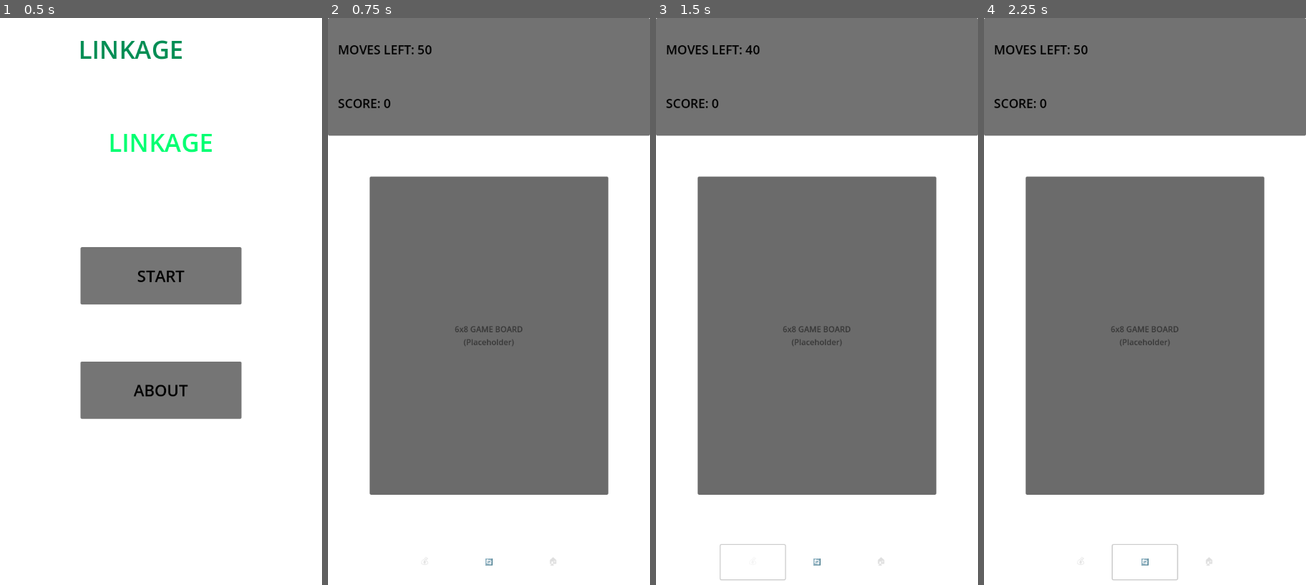
Above: before the commit, frames 1-4 (left to right).
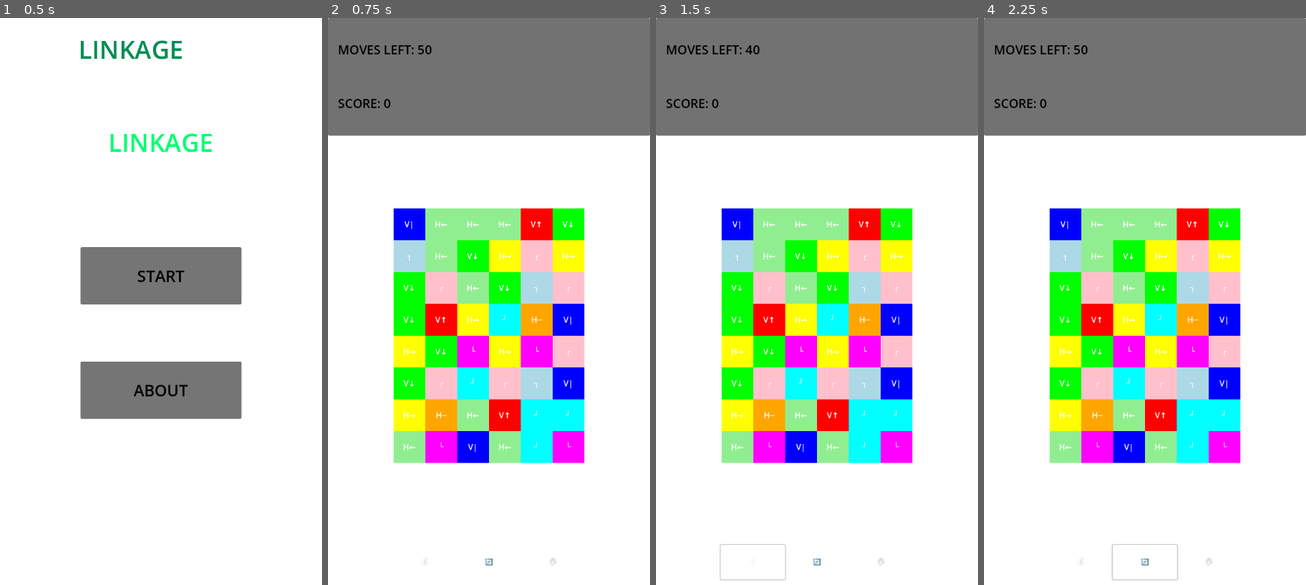
Above: after the commit, the same moments.

Repository: chrysalistw/linkage-remake
Game: Godot game, scene res://TitleScreen.tscn
Two runs of this game, one before a commit and one after it. Both use one fixed random seed, a clock stepped at 60 frames per second and the inputs below.
Inputs:
- Up to frame 1 (0.5 s): no input
- Up to frame 2 (0.75 s): click "START" at 0.5 s
- Up to frame 3 (1.5 s): click "💰" at 1.25 s
- Up to frame 4 (2.25 s): click "🔄" at 2 s

Frame 1 is identical in both runs. In frame 2, 42% of the frame differs, in the area x 12-88%, y 27-85%; in frame 3, 42%; in frame 4, 42%.

Commit message:
game board grids & mouse detect / Claude code

Diff:
--- a/PlayScreen.tscn
+++ b/PlayScreen.tscn
@@ -1,6 +1,7 @@
-[gd_scene load_steps=2 format=3 uid="uid://cqm2sxhj3jfmd"]
+[gd_scene load_steps=3 format=3 uid="uid://cqm2sxhj3jfmd"]
 
 [ext_resource type="Script" uid="uid://cut2nmmfqsy3s" path="res://PlayScreen.gd" id="1_r8xdl"]
+[ext_resource type="PackedScene" uid="uid://cyjkxr82hxhf8" path="res://gameboard/scenes/GameBoard.tscn" id="2_gameboard"]
 
 [node name="PlayScreen" type="Control"]
 layout_mode = 3
@@ -107,33 +108,17 @@
 grow_horizontal = 2
 grow_vertical = 2
 
-[node name="GameBoard" type="Panel" parent="GameArea"]
-modulate = Color(0.3, 0.3, 0.3, 1)
+[node name="GameBoard" parent="GameArea" instance=ExtResource("2_gameboard")]
 layout_mode = 1
 anchors_preset = -1
 anchor_left = 0.5
 anchor_top = 0.5
 anchor_right = 0.5
 anchor_bottom = 0.5
-offset_left = -240.0
-offset_top = -320.0
-offset_right = 240.0
-offset_bottom = 320.0
-grow_horizontal = 2
-grow_vertical = 2
-
-[node name="PlaceholderLabel" type="Label" parent="GameArea/GameBoard"]
-layout_mode = 1
-anchors_preset = 15
-anchor_right = 1.0
-anchor_bottom = 1.0
-grow_horizontal = 2
-grow_vertical = 2
-theme_override_colors/font_color = Color(0.7, 0.7, 0.7, 1)
-text = "6x8 GAME BOARD
-(Placeholder)"
-horizontal_alignment = 1
-vertical_alignment = 1
+offset_left = -192.0
+offset_top = -256.0
+offset_right = 192.0
+offset_bottom = 256.0
 
 [node name="GameLostDialog" type="AcceptDialog" parent="."]
 title = "Game Over"
--- /dev/null
+++ b/gameboard/scenes/GameBoard.tscn
@@ -0,0 +1,12 @@
+[gd_scene load_steps=2 format=3 uid="uid://cyjkxr82hxhf8"]
+
+[ext_resource type="Script" uid="uid://dkfdrdm4qm8vc" path="res://gameboard/scripts/GameBoard.gd" id="1_m8j9k"]
+
+[node name="GameBoard" type="Control"]
+layout_mode = 3
+anchors_preset = 15
+anchor_right = 1.0
+anchor_bottom = 1.0
+grow_horizontal = 2
+grow_vertical = 2
+script = ExtResource("1_m8j9k")
--- /dev/null
+++ b/gameboard/scenes/Tile.tscn
@@ -0,0 +1,16 @@
+[gd_scene load_steps=2 format=3 uid="uid://bvkn8wq2n4jgv"]
+
+[ext_resource type="Script" uid="uid://bpn47g6a0wxal" path="res://gameboard/scripts/Tile.gd" id="1_x8h0q"]
+
+[node name="Tile" type="Control"]
+layout_mode = 3
+anchors_preset = 0
+offset_left = 2.0
+offset_top = 1.0
+offset_right = 2.0
+offset_bottom = 1.0
+script = ExtResource("1_x8h0q")
+
+[connection signal="gui_input" from="." to="." method="_on_gui_input"]
+[connection signal="mouse_entered" from="." to="." method="_on_mouse_entered"]
+[connection signal="mouse_exited" from="." to="." method="_on_mouse_exited"]
--- /dev/null
+++ b/gameboard/scripts/DragHandler.gd
@@ -0,0 +1,184 @@
+extends Node
+class_name DragHandler
+
+# Handles touch/mouse input for tile row/column dragging mechanics
+# Based on playDragHandler.js pseudocode
+
+signal drag_completed(drag_state: Dictionary)
+
+var from: Vector2i  # Drag start tile position
+var to: Vector2i    # Current drag target tile position
+var state: String  # "horizontal", "vertical", or ""
+var displace: Vector2  # Visual displacement amount
+var direction: Vector2  # Movement direction
+var start_pos: Vector2  # Initial mouse/touch position
+var dragging: bool = false
+
+var gameboard: GameBoard
+var current_tile: Tile
+
+func setup(board: GameBoard):
+	gameboard = board
+
+func start_drag(tile_pos: Vector2i):
+	if gameboard.removing:
+		return
+
+	from = tile_pos
+	to = tile_pos
+	state = ""
+	dragging = true
+
+	current_tile = gameboard.get_tile_at_position(tile_pos)
+	if current_tile:
+		start_pos = get_global_mouse_position()
+
+func _input(event: InputEvent):
+	if not dragging:
+		return
+
+	if event is InputEventMouseMotion:
+		handle_mouse_move(event)
+	elif event is InputEventMouseButton:
+		if not event.pressed and event.button_index == MOUSE_BUTTON_LEFT:
+			handle_mouse_up(event)
+
+func handle_mouse_move(event: InputEventMouseMotion):
+	if not current_tile:
+		return
+
+	var current_pos = get_global_mouse_position()
+	var movement = event.relative
+
+	# Update target tile based on mouse position
+	var new_to = screen_pos_to_grid_pos(current_pos)
+	if new_to != to and is_valid_grid_pos(new_to):
+		# Play sound on tile change (if available)
+		# game_state.play_sound("click1")
+		to = new_to
+
+	# Determine drag state (horizontal vs vertical)
+	update_drag_state()
+
+	# Calculate movement direction
+	update_movement_direction(movement)
+
+	# Calculate visual displacement for smooth dragging
+	calculate_displacement(current_pos)
+
+	# Update visual feedback
+	update_drag_visual()
+
+func handle_mouse_up(event: InputEventMouseButton):
+	if not dragging:
+		return
+
+	var drag_state = {
+		"state": state,
+		"from": from,
+		"to": to
+	}
+
+	# Reset drag state
+	dragging = false
+	reset_drag_state()
+
+	# Emit completion signal
+	emit_signal("drag_completed", drag_state)
+
+func update_drag_state():
+	if to == from:
+		state = ""
+		return
+
+	var delta = to - from
+
+	if state == "":
+		if delta.x == 0 and delta.y != 0:
+			state = "vertical"
+		elif delta.y == 0 and delta.x != 0:
+			state = "horizontal"
+		elif delta.x != 0 and delta.y != 0:
+			# For diagonal movement, default to horizontal
+			state = "horizontal"
+
+func update_movement_direction(movement: Vector2):
+	if abs(movement.x) > abs(movement.y):
+		direction = Vector2(sign(movement.x), 0)
+	else:
+		direction = Vector2(0, sign(movement.y))
+
+	# Keep previous direction if no significant movement
+	if direction == Vector2.ZERO:
+		# direction remains the same
+		pass
+
+func calculate_displacement(current_pos: Vector2):
+	var distance_vec = current_pos - start_pos
+	var tile_size = gameboard.tile_size
+
+	# Calculate displacement based on direction and distance
+	var distance = distance_vec.length()
+	var normalized_distance = fmod(distance, tile_size) / tile_size
+
+	displace = Vector2(
+		normalized_distance * direction.x * tile_size * 0.1,
+		normalized_distance * direction.y * tile_size * 0.1
+	)
+
+func update_drag_visual():
+	# This will be handled by the GameBoard's draw function
+	# For now, we just store the displacement values
+	pass
+
+func screen_pos_to_grid_pos(screen_pos: Vector2) -> Vector2i:
+	# Convert screen position to grid coordinates
+	var tile_size = gameboard.tile_size
+	var board_offset = gameboard.global_position
+
+	var local_pos = screen_pos - board_offset
+	var grid_x = int(local_pos.x / tile_size)
+	var grid_y = int(local_pos.y / tile_size)
+
+	return Vector2i(grid_x, grid_y)
+
+func is_valid_grid_pos(pos: Vector2i) -> bool:
+	return pos.x >= 0 and pos.x < gameboard.board_width and \
+		   pos.y >= 0 and pos.y < gameboard.board_height
+
+func reset_drag_state():
+	from = Vector2i.ZERO
+	to = Vector2i.ZERO
+	state = ""
+	displace = Vector2.ZERO
+	direction = Vector2.ZERO
+	start_pos = Vector2.ZERO
+	current_tile = null
+
+func get_drag_state() -> Dictionary:
+	return {
+		"state": state,
+		"from": from,
+		"to": to,
+		"displace": displace,
+		"direction": direction,
+		"start": start_pos,
+		"dragging": dragging
+	}
+
+# Preview calculation for tile positioning during drag
+func get_temp_position(grid_pos: Vector2i) -> Vector2i:
+	var temp_x = grid_pos.x
+	var temp_y = grid_pos.y
+
+	# Handle vertical drag preview
+	if state == "vertical" and from.x == grid_pos.x:
+		temp_y += to.y - from.y
+		temp_y = (temp_y + gameboard.board_height) % gameboard.board_height
+
+	# Handle horizontal drag preview
+	elif state == "horizontal" and from.y == grid_pos.y:
+		temp_x += to.x - from.x
+		temp_x = (temp_x + gameboard.board_width) % gameboard.board_width
+
+	return Vector2i(temp_x, temp_y)
--- /dev/null
+++ b/gameboard/scripts/GameBoard.gd
@@ -0,0 +1,79 @@
+extends Control
+class_name GameBoard
+
+# PHASE 2: Input Detection
+# Gameboard with click detection and tile interaction
+
+@export var board_width: int = 6
+@export var board_height: int = 8
+@export var tile_size: int = 64
+
+var board: Array = []
+var tile_scene: PackedScene
+var tile_grid: GridContainer
+
+func _ready():
+	# Create tile grid container
+	setup_tile_grid()
+
+	# Load tile scene
+	tile_scene = preload("res://gameboard/scenes/Tile.tscn")
+
+	# Initialize board
+	initialize_board()
+
+func setup_tile_grid():
+	tile_grid = GridContainer.new()
+	tile_grid.columns = board_width
+	tile_grid.add_theme_constant_override("h_separation", 0)
+	tile_grid.add_theme_constant_override("v_separation", 0)
+	add_child(tile_grid)
+
+func initialize_board():
+	# Clear existing board
+	clear_board()
+
+	# Create 2D array for tile data
+	board = []
+	for y in board_height:
+		var row = []
+		for x in board_width:
+			row.append(null)
+		board.append(row)
+
+	# Create and place tiles
+	for y in board_height:
+		for x in board_width:
+			create_tile(x, y)
+
+func create_tile(x: int, y: int):
+	var tile_instance = tile_scene.instantiate()
+	tile_instance.setup_phase1(x, y, tile_size, randi() % 10)  # Random face 0-9
+
+	# Connect tile click signal
+	tile_instance.tile_clicked.connect(_on_tile_clicked)
+
+	# Store in board array
+	board[y][x] = tile_instance
+
+	# Add to grid
+	tile_grid.add_child(tile_instance)
+
+	return tile_instance
+
+func clear_board():
+	if tile_grid:
+		for child in tile_grid.get_children():
+			child.queue_free()
+	board.clear()
+
+# Phase 2: Handle tile clicks
+func _on_tile_clicked(tile: Tile):
+	var pos = tile.get_grid_position()
+	print("GameBoard: Tile clicked at (", pos.x, ",", pos.y, ") with face ", tile.face)
+	# Future: Add drag detection here
+
+func get_tile_at_position(pos: Vector2i) -> Node:
+	if pos.x >= 0 and pos.x < board_width and pos.y >= 0 and pos.y < board_height:
+		return board[pos.y][pos.x]
+	return null
--- /dev/null
+++ b/gameboard/scripts/GameState.gd
@@ -0,0 +1,124 @@
+extends Node
+
+# Global game state singleton for managing game data across scenes
+# Based on game.js pseudocode
+
+signal moves_changed(new_moves: int)
+signal score_changed(new_score: int)
+signal game_lost()
+signal reward_earned()
+
+# Game state variables
+var moves_left: int = 100 :
+	set(value):
+		moves_left = value
+		emit_signal("moves_changed", moves_left)
+		if moves_left <= 0:
+			lost = true
+			emit_signal("game_lost")
+
+var score: int = 0 :
+	set(value):
+		score = value
+		emit_signal("score_changed", score)
+
+var lost: bool = false
+var reward_earned: bool = false :
+	set(value):
+		reward_earned = value
+		if reward_earned:
+			emit_signal("reward_earned")
+
+# Board configuration
+var board_width: int = 6
+var board_height: int = 8
+var tile_size: int = 64
+
+# Sprite settings
+var current_sprite: String = "green"
+var removing_sprite: String = "green_fade"
+
+# Audio
+var sounds: Dictionary = {}
+
+# Static instance for singleton pattern
+static var instance: GameState
+
+func _init():
+	if instance == null:
+		instance = self
+	else:
+		queue_free()
+
+func _ready():
+	# Set up as singleton
+	if instance != self:
+		return
+
+	# Initialize default values
+	reset_game()
+
+func reset_game():
+	moves_left = 100
+	score = 0
+	lost = false
+	reward_earned = false
+
+func add_score(points: int):
+	score += points
+
+func use_move():
+	moves_left -= 1
+
+func set_high_score():
+	# Android integration - report high score
+	if OS.get_name() == "Android":
+		# Call Android interface if available
+		pass
+
+# Reward system - randomizes tiles (called from Android)
+func apply_reward():
+	if reward_earned:
+		# This will be handled by the GameBoard
+		moves_left -= 10  # Cost of using reward
+		reward_earned = false
+		return true
+	return false
+
+func play_sound(sound_name: String):
+	if sounds.has(sound_name):
+		var audio_player = sounds[sound_name]
+		if audio_player and audio_player is AudioStreamPlayer:
+			audio_player.play()
+
+func load_sound(sound_name: String, audio_stream: AudioStream):
+	var audio_player = AudioStreamPlayer.new()
+	audio_player.stream = audio_stream
+	add_child(audio_player)
+	sounds[sound_name] = audio_player
+
+# Expose functions to window for Android integration
+func _notification(what):
+	if what == NOTIFICATION_READY:
+		# Expose restart function
+		if Engine.has_singleton("JavaScriptBridge"):
+			var js = Engine.get_singleton("JavaScriptBridge")
+			js.get_interface("window").restart = restart_game
+			js.get_interface("window").rewardEarned = _on_reward_earned
+			js.get_interface("window").reward = _on_reward_requested
+
+func restart_game():
+	await get_tree().process_frame  # Wait a frame
+	reset_game()
+	# Signal to restart the current game
+	get_tree().call_group("gameboard", "initialize_board")
+
+func _on_reward_earned():
+	reward_earned = true
+
+func _on_reward_requested():
+	if reward_earned:
+		await get_tree().process_frame
+		# Signal to apply deus ex machina
+		get_tree().call_group("gameboard", "apply_deus_ex_machina")
+		apply_reward()
--- /dev/null
+++ b/gameboard/scripts/Tile.gd
@@ -0,0 +1,118 @@
+extends Control
+class_name Tile
+
+# PHASE 2: Input Detection
+# Tile with click detection and visual feedback
+
+@export var grid_x: int
+@export var grid_y: int
+@export var tile_width: int
+@export var face: int  # Pipe type (0-9)
+
+var label: Label
+var color_rect: ColorRect
+#var area_2d: Area2D
+#var collision_shape: CollisionShape2D
+var is_hovered: bool = false
+var border_rect: ColorRect
+
+# Signal for tile clicks
+signal tile_clicked(tile: Tile)
+
+# Pipe type names for display
+const PIPE_NAMES = ["V↑", "V|", "V↓", "H→", "└", "┘", "H─", "┌", "┐", "H←"]
+
+# Colors for different pipe types
+const PIPE_COLORS = [
+	Color.RED, Color.BLUE, Color.GREEN, Color.YELLOW, Color.MAGENTA,
+	Color.CYAN, Color.ORANGE, Color.PINK, Color.LIGHT_BLUE, Color.LIGHT_GREEN
+]
+
+func _ready():
+	# Visual and input setup will be called from setup_phase1
+	pass
+
+func setup_phase1(x: int, y: int, width: int, pipe_face: int):
+	grid_x = x
+	grid_y = y
+	tile_width = width
+	face = pipe_face
+
+	# Set size
+	custom_minimum_size = Vector2(tile_width, tile_width)
+	size = Vector2(tile_width, tile_width)
+
+	# Now that we have all properties, setup visual and input
+	setup_visual()
+	#setup_input()
+
+	#print("Tile created at (", x, ",", y, ") with face ", pipe_face)
+
+func setup_visual():
+	# Create colored background
+	color_rect = ColorRect.new()
+	color_rect.size = Vector2(tile_width, tile_width)
+	color_rect.color = PIPE_COLORS[face % PIPE_COLORS.size()]
+	color_rect.mouse_filter = Control.MOUSE_FILTER_IGNORE
+	add_child(color_rect)
+
+	# Create label with pipe symbol
+	label = Label.new()
+	label.text = PIPE_NAMES[face % PIPE_NAMES.size()]
+	label.horizontal_alignment = HORIZONTAL_ALIGNMENT_CENTER
+	label.vertical_alignment = VERTICAL_ALIGNMENT_CENTER
+	label.size = Vector2(tile_width, tile_width)
+	label.add_theme_font_size_override("font_size", 16)
+	add_child(label)
+
+	# Create border for hover effect
+	border_rect = ColorRect.new()
+	border_rect.size = Vector2(tile_width, tile_width)
+	border_rect.color = Color.TRANSPARENT
+	border_rect.mouse_filter = Control.MOUSE_FILTER_IGNORE
+	add_child(border_rect)
+	border_rect.move_to_front()
+	#print("Visual setup complete for tile face ", face)
+
+func _on_gui_input(event):
+	print("Input event received on tile (", grid_x, ",", grid_y, "): ", event)
+	if event is InputEventMouseButton:
+		var mouse_event = event as InputEventMouseButton
+		if mouse_event.pressed and mouse_event.button_index == MOUSE_BUTTON_LEFT:
+			print("Tile clicked at (", grid_x, ",", grid_y, ") with face ", face)
+			tile_clicked.emit(self)
+			show_click_feedback()
+
+func _on_mouse_entered():
+	is_hovered = true
+	print("Mouse entered tile (", grid_x, ",", grid_y, ")")
+	show_hover_feedback()
+
+func _on_mouse_exited():
+	is_hovered = false
+	print("Mouse exited tile (", grid_x, ",", grid_y, ")")
+	hide_hover_feedback()
+
+func show_hover_feedback():
+	border_rect.color = Color.WHITE
+	# Create border effect by making it slightly larger
+	border_rect.position = Vector2(-2, -2)
+	border_rect.size = Vector2(tile_width + 4, tile_width + 4)
+
+func hide_hover_feedback():
+	border_rect.color = Color.TRANSPARENT
+	border_rect.position = Vector2.ZERO
+	border_rect.size = Vector2(tile_width, tile_width)
+
+func show_click_feedback():
+	# Brief yellow flash on click
+	border_rect.color = Color.YELLOW
+	get_tree().create_timer(0.2).timeout.connect(func():
+		if is_hovered:
+			show_hover_feedback()
+		else:
+			hide_hover_feedback()
+	)
+
+func get_grid_position() -> Vector2i:
+	return Vector2i(grid_x, grid_y)
--- /dev/null
+++ b/gameboard/scripts/detect.gd
@@ -0,0 +1,219 @@
+extends Node
+class_name LinkDetector
+
+# Pipe connection detection algorithms
+# Based on detect.js pseudocode
+
+# Pipe connection mapping - defines which pipe types connect in each direction
+const LINK_DIRECTIONS = {
+	"up": {
+		"target_offset": Vector2i(0, -1),
+		"look_for": [0, 1, 4, 7]  # Pipe types that connect upward
+	},
+	"down": {
+		"target_offset": Vector2i(0, 1),
+		"look_for": [1, 2, 5, 8]  # Pipe types that connect downward
+	},
+	"right": {
+		"target_offset": Vector2i(1, 0),
+		"look_for": [6, 7, 8, 9]  # Pipe types that connect rightward
+	},
+	"left": {
+		"target_offset": Vector2i(-1, 0),
+		"look_for": [3, 4, 5, 6]  # Pipe types that connect leftward
+	}
+}
+
+# Analysis tile structure
+class AnalysisTile:
+	var face: int
+	var in_link: bool = true
+
+	func _init(pipe_face: int):
+		face = pipe_face
+
+# Main detection algorithm
+static func detect_links(board: Array) -> Array:
+	if board.is_empty():
+		return []
+
+	var height = board.size()
+	var width = board[0].size()
+
+	# Create analysis copy of board
+	var analysis_board = create_analysis_copy(board)
+	var current_link = []
+
+	# Check every tile as potential starting point
+	for y in height:
+		for x in width:
+			current_link.clear()
+			track_connection(analysis_board, x, y, current_link)
+
+	# Convert to boolean map
+	return convert_to_boolean_map(analysis_board, width, height)
+
+# Create analysis copy of board
+static func create_analysis_copy(board: Array) -> Array:
+	var analysis_board = []
+
+	for y in board.size():
+		var row = []
+		for x in board[y].size():
+			var tile = board[y][x]
+			if tile and tile.has_method("get_face"):
+				row.append(AnalysisTile.new(tile.get_face()))
+			elif tile and "face" in tile:
+				row.append(AnalysisTile.new(tile.face))
+			else:
+				row.append(AnalysisTile.new(0))  # Default face
+		analysis_board.append(row)
+
+	return analysis_board
+
+# Connection tracking algorithm
+static func track_connection(analysis_board: Array, x: int, y: int, current_link: Array):
+	current_link.append(Vector2i(x, y))
+
+	var pipe_type = analysis_board[y][x].face
+	var directions = []
+
+	# Determine connection directions based on pipe type
+	match pipe_type:
+		0:  # Vertical end (down only)
+			directions = ["down"]
+		1:  # Vertical straight
+			directions = ["up", "down"]
+		2:  # Vertical end (up only)
+			directions = ["up"]
+		3:  # Horizontal end (right only)
+			directions = ["right"]
+		4:  # Corner (right-down)
+			directions = ["right", "down"]
+		5:  # Corner (right-up)
+			directions = ["right", "up"]
+		6:  # Horizontal straight
+			directions = ["right", "left"]
+		7:  # Corner (left-down)
+			directions = ["left", "down"]
+		8:  # Corner (left-up)
+			directions = ["left", "up"]
+		9:  # Horizontal end (left only)
+			directions = ["left"]
+		_:  # Invalid pipe type
+			mark_link_as_disconnected(analysis_board, current_link)
+			return
+
+	# Look in all connection directions
+	look_into_directions(analysis_board, x, y, directions, current_link)
+
+# Directional connection checking
+static func look_into_directions(analysis_board: Array, origin_x: int, origin_y: int, directions: Array, current_link: Array):
+	for direction in directions:
+		var target_offset = LINK_DIRECTIONS[direction].target_offset
+		var target_x = origin_x + target_offset.x
+		var target_y = origin_y + target_offset.y
+		var valid_connections = LINK_DIRECTIONS[direction].look_for
+
+		if not try_link(analysis_board, target_x, target_y, valid_connections):
+			# Connection failed - mark entire current link as disconnected
+			mark_link_as_disconnected(analysis_board, current_link)
+		elif is_already_in_current_link(target_x, target_y, current_link):
+			# Already visited in this link - valid loop connection
+			continue
+		else:
+			# Valid connection - recursively track from target
+			track_connection(analysis_board, target_x, target_y, current_link)
+
+# Connection validation
+static func try_link(analysis_board: Array, x: int, y: int, valid_pipe_types: Array) -> bool:
+	# Check bounds
+	if y < 0 or y >= analysis_board.size():
+		return false
+	if x < 0 or x >= analysis_board[y].size():
+		return false
+
+	var target_pipe_type = analysis_board[y][x].face
+	return target_pipe_type in valid_pipe_types
+
+# Check if position is already in current link
+static func is_already_in_current_link(x: int, y: int, current_link: Array) -> bool:
+	for pos in current_link:
+		if pos.x == x and pos.y == y:
+			return true
+	return false
+
+# Mark entire link as disconnected
+static func mark_link_as_disconnected(analysis_board: Array, current_link: Array):
+	for pos in current_link:
+		if pos.y >= 0 and pos.y < analysis_board.size() and pos.x >= 0 and pos.x < analysis_board[pos.y].size():
+			analysis_board[pos.y][pos.x].in_link = false
+
+# Convert analysis board to boolean map
+static func convert_to_boolean_map(analysis_board: Array, width: int, height: int) -> Array:
+	var boolean_map = []
+
+	for y in height:
+		var row = []
+		for x in width:
+			if y < analysis_board.size() and x < analysis_board[y].size():
+				row.append(analysis_board[y][x].in_link)
+			else:
+				row.append(false)
+		boolean_map.append(row)
+
+	return boolean_map
+
+# Remove links and handle scoring (async)
+static func remove_links(gameboard: GameBoard, links: Array, without_pause: bool = false):
+	# Check if any links exist
+	var has_links = false
+	for row in links:
+		if true in row:
+			has_links = true
+			break
+
+	if not has_links:
+		return  # No links to remove
+
+	gameboard.removing = true
+
+	if not without_pause:
+		await gameboard.get_tree().create_timer(0.5).timeout  # Animation delay
+
+	# Replace all linked tiles and calculate score
+	var score_increase = 0
+	for y in links.size():
+		for x in links[y].size():
+			if links[y][x] == true:
+				# Replace with random new tile
+				var tile = gameboard.get_tile_at_position(Vector2i(x, y))
+				if tile:
+					tile.set_face(randi() % 10)
+					if not without_pause:
+						score_increase += 1
+
+	# Update game state
+	var game_state = GameState.instance
+	if game_state:
+		game_state.add_score(score_increase)
+		# Add bonus moves (1 move per 3 tiles removed)
+		var bonus_moves = score_increase / 3
+		game_state.moves_left += bonus_moves
+
+	gameboard.removing = false
+
+	# Recursive detection and removal for chain reactions
+	if not without_pause:
+		await gameboard.get_tree().create_timer(0.3).timeout  # Animation delay
+
+	var new_links = detect_links(gameboard.board)
+	if has_any_links(new_links):
+		await remove_links(gameboard, new_links, without_pause)
+
+# Helper function to check if any links exist
+static func has_any_links(links: Array) -> bool:
+	for row in links:
+		if true in row:
+			return true
+	return false
Not shown, added: gameboard/scripts/DragHandler.gd.uid
Not shown, added: gameboard/scripts/GameBoard.gd.uid
Not shown, added: gameboard/scripts/GameState.gd.uid
Not shown, added: gameboard/scripts/Tile.gd.uid
Not shown, added: gameboard/scripts/detect.gd.uid
Not shown, added: gameboard/COMPLETE_IMPLEMENTATION_PLAN.md
Not shown, added: gameboard/IMPLEMENTATION.md
Not shown, added: gameboard/PHASE2_CHECKLIST.md
